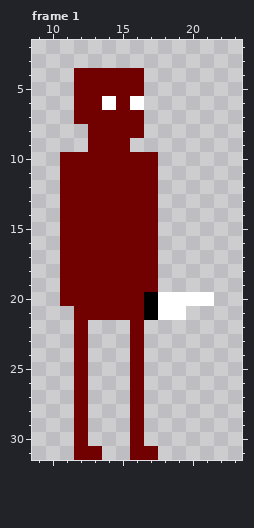
Two versions of one pixel-art file, Assets/Visuals/Humanoid/Player/Enemy_Character.aseprite. That is the earlier state.
32x32 pixels, 3 frames. Shown: frame 1: x 9..23, y 2..31. The commit also changed other frames, which this record leaves out.
After the commit:
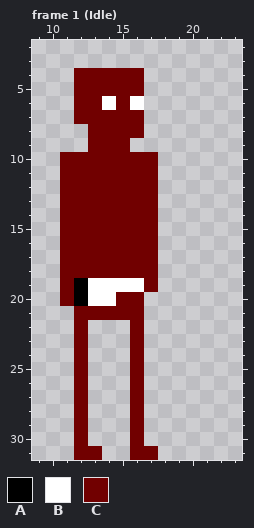
Palette (. is transparent): A #000000  B #ffffff  C #710000
What changed:
Frame 1 (Idle):
y 19: x 12..16 CCCCC -> ABBBB
y 20: x 12..14 CCC -> ABB; x 17..21 ABBBB -> .....
y 21: x 17..19 ABB -> ...
Where, in picture pixels (left, top, right, bottom), the same in both pictures:
changed: (74, 278, 214, 320)
